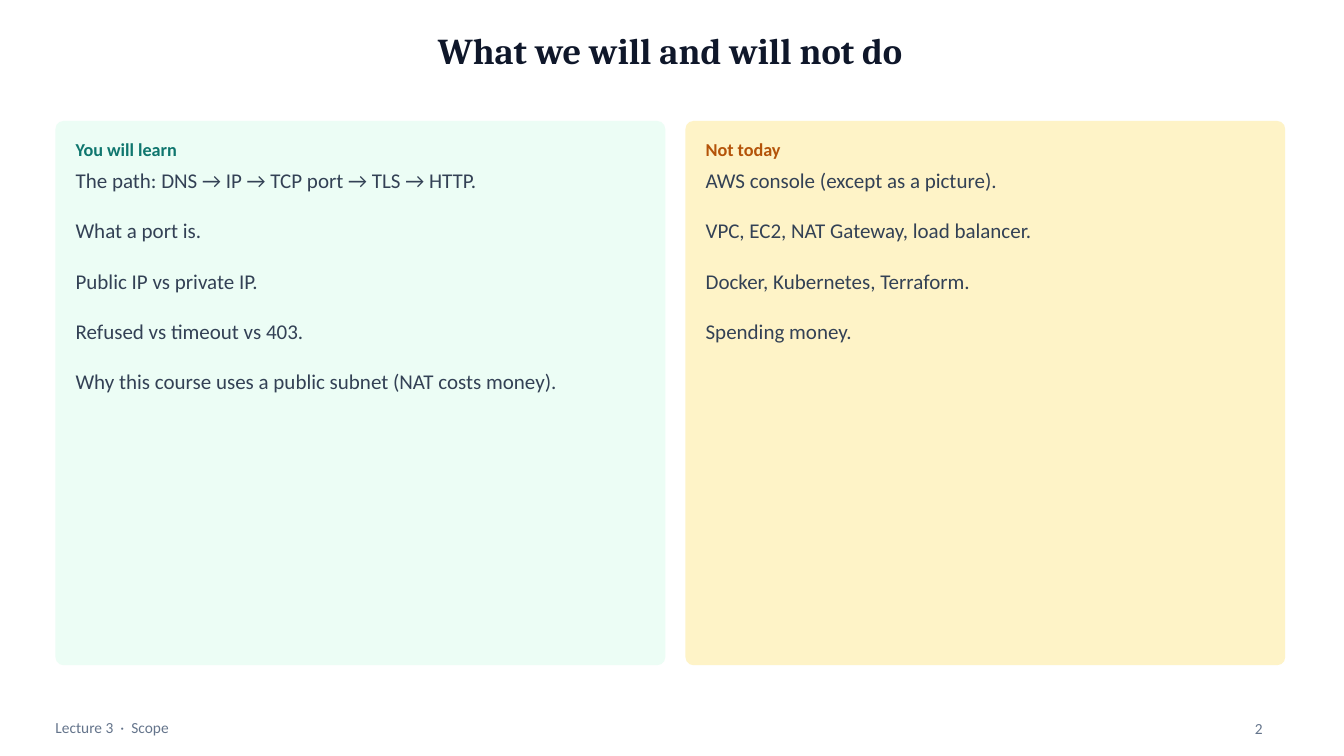
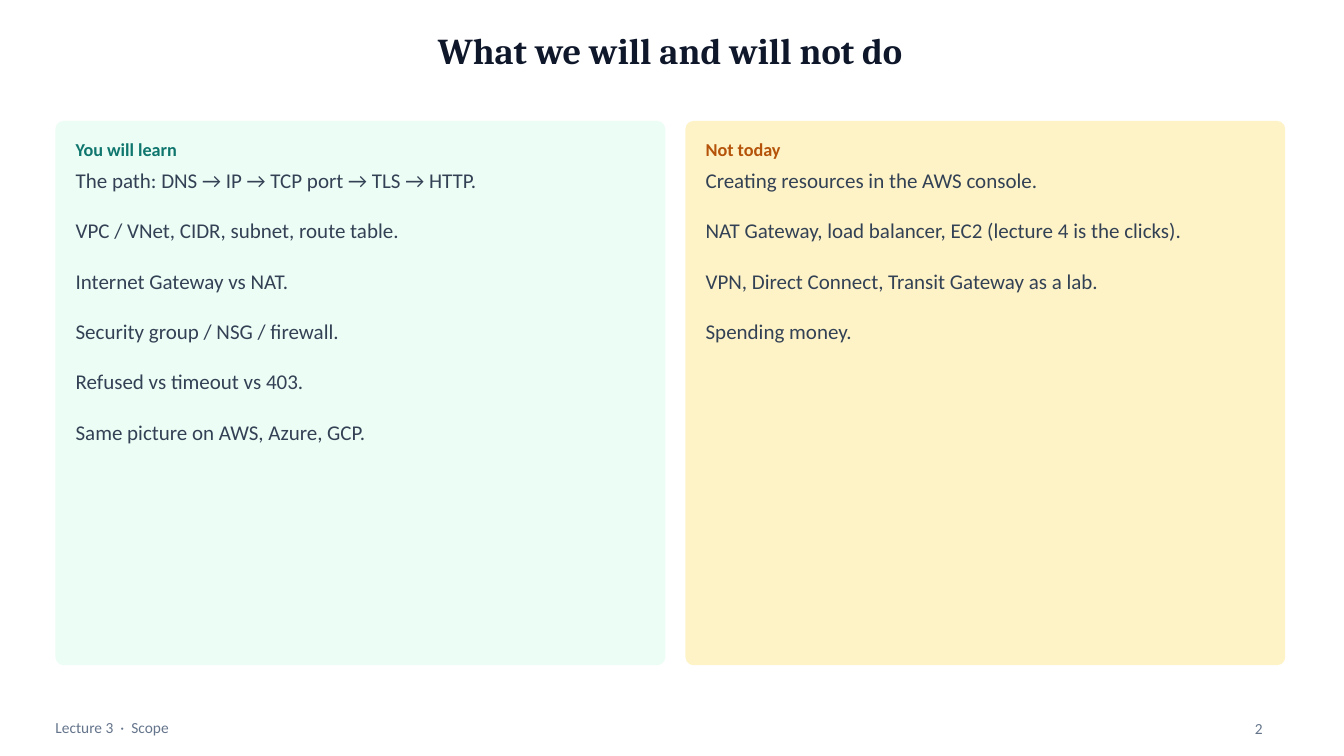
Before and after one commit to mayurb99/Devops_Beginners, a slide deck: slide 2 of lec-03/presentation/lec-03-networking.pptx. Drawn at 1344x756 pixels with LibreOffice and Linux fonts; fonts in the diff are those of the drawing. Boxes give left, top, right and bottom in pixels: in the first picture for what was removed or moved away, otherwise in the second. Text is boxed around its words. In the diff, an @@ line names an element or a change of style, - is before the commit and + after.

```diff
--- a/lec-03/presentation/lec-03-networking.pptx
+++ b/lec-03/presentation/lec-03-networking.pptx
@@ text at (x1=706, y1=173, x2=1181, y2=293): text changed @@
-AWS console (except as a picture).
-VPC, EC2, NAT Gateway, load balancer.
-Docker, Kubernetes, Terraform.
+Creating resources in the AWS console.
+NAT Gateway, load balancer, EC2 (lecture 4 is the clicks).
+VPN, Direct Connect, Transit Gateway as a lab.
@@ text at (x1=76, y1=223, x2=398, y2=343): text changed @@
-What a port is.
-Public IP vs private IP.
+VPC / VNet, CIDR, subnet, route table.
+Internet Gateway vs NAT.
+Security group / NSG / firewall.
@@ text at (x1=76, y1=425, x2=365, y2=444): text changed @@
-Why this course uses a public subnet (NAT costs money).
+Same picture on AWS, Azure, GCP.
```
Also in this commit, not shown: 7 other slides changed, 11 slides added, 2 slides removed, 10 other files.
